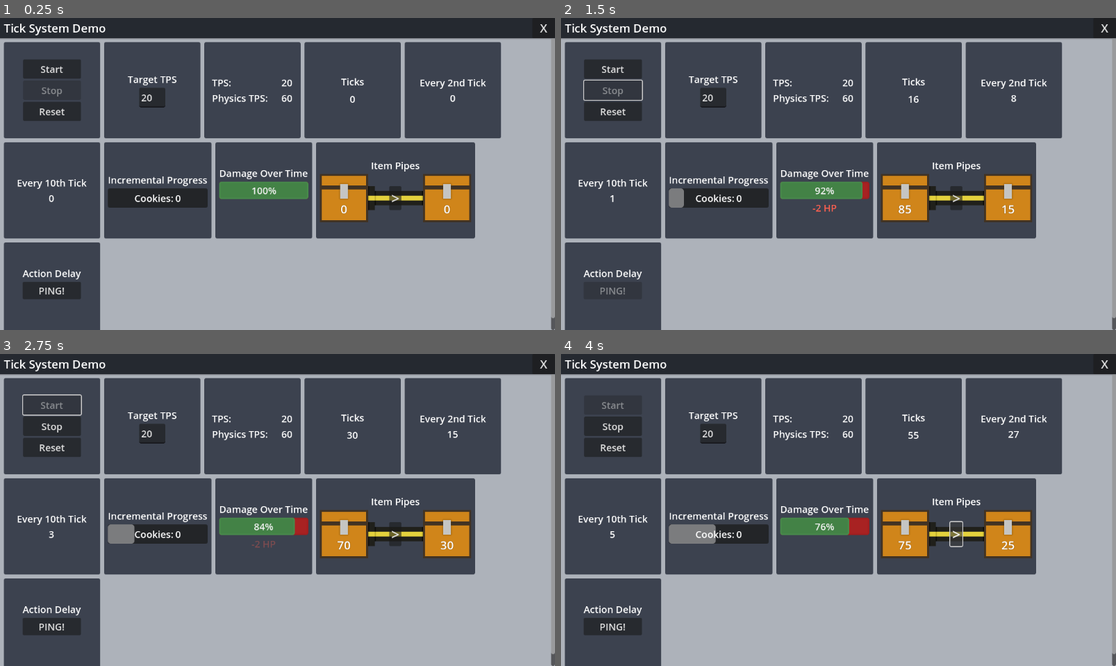
Above: before the commit, frames 1-4 (two rows, left to right).
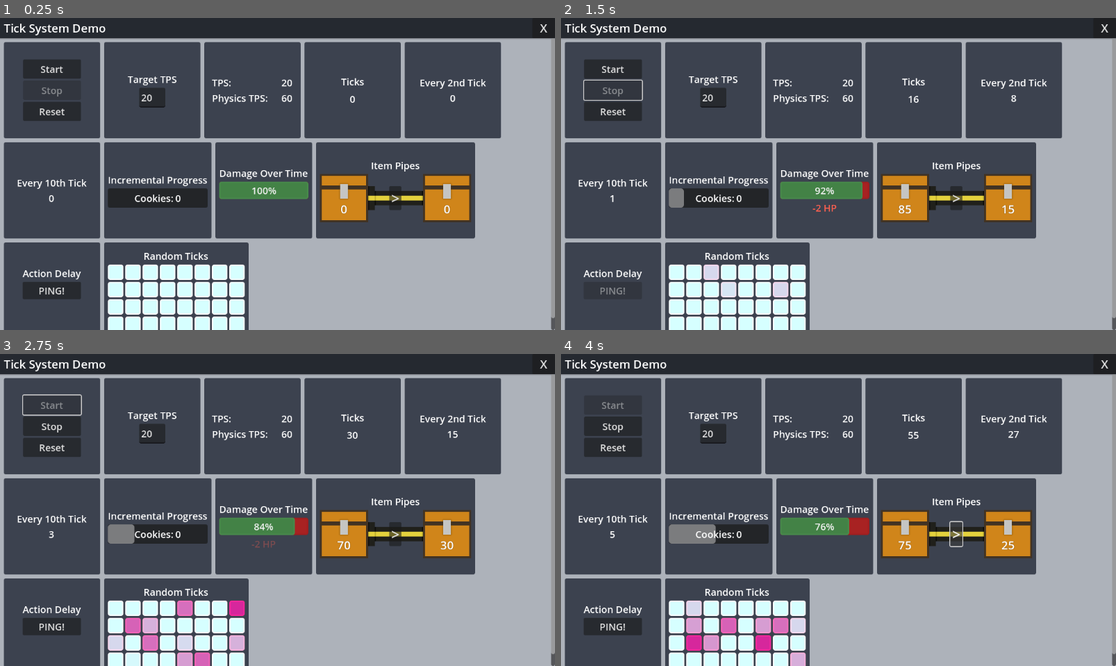
Above: after the commit, the same moments.

Repository: threadsmind/godot-tick-system
Game: Godot game, scene res://src/tick_system_demo.tscn
The game is run twice, just before and just after one commit, with the same random seed, the same clock (stepped at 60 frames per second) and the same inputs.
Inputs:
- Up to frame 1 (0.25 s): no input
- Up to frame 2 (1.5 s): click "Start" at 0.5 s; click "Stop" at 1.25 s
- Up to frame 3 (2.75 s): click "Start" at 2 s
- Up to frame 4 (4 s): click ">" at 2.75 s; click "<" at 3.5 s

The runs differ from the first frame. In frame 1, 7.2% of the frame differs, in the area x 18-45%, y 71-100%; in frame 2, 7.2%; in frame 3, 7.2%; in frame 4, 7.2%.

Commit message:
add random tick example

Diff:
--- /dev/null
+++ b/src/components/random_ticks/RandomTicks.gd
@@ -0,0 +1,42 @@
+extends GridContainer
+
+
+# Inspired by Minecraft's random tick system for block updates.
+#	https://minecraft.fandom.com/wiki/Tick#Random_tick
+var _randomTickSpeed: int = 3
+
+var _childCount: int = 31
+var _colors: ColorCombo = ColorCombo.new(
+	Color.WHITE,
+	Color.DEEP_PINK
+)
+var _panelScene: PackedScene = preload("uid://dbcwhpqej6hxh")
+
+
+func _ready() -> void:
+	TickSystem.ticked.connect(_OnTick)
+	_BuildPanelArray()
+
+
+func _OnTick(_tick: int) -> void:
+	for _ticked: int in _randomTickSpeed:
+		var tickedIndex: int = randi_range(0, _childCount)
+		var child: Control = get_child(tickedIndex) as Control
+		_ColorShift(child)
+
+
+func _ColorShift(node: Control) -> void:
+	var tween: Tween = create_tween()
+	tween.tween_property(node, "modulate", _colors.secondary, 0.05)
+	tween.finished.connect(_ColorReset.bind(node))
+
+
+func _ColorReset(node: Control) -> void:
+	var tween: Tween = create_tween()
+	tween.tween_property(node, "modulate", _colors.primary, 0.2)
+
+
+func _BuildPanelArray() -> void:
+	for _index in _childCount:
+		var panel: Node = _panelScene.instantiate()
+		add_child(panel)
--- /dev/null
+++ b/src/components/random_ticks/random_tick_panel.tscn
@@ -0,0 +1,7 @@
+[gd_scene load_steps=2 format=3 uid="uid://dbcwhpqej6hxh"]
+
+[ext_resource type="StyleBox" uid="uid://c7sk1adp8fvgn" path="res://styles/random_tick_box.tres" id="1_b77fc"]
+
+[node name="RandomTickPanel" type="PanelContainer"]
+custom_minimum_size = Vector2(32, 32)
+theme_override_styles/panel = ExtResource("1_b77fc")
--- /dev/null
+++ b/src/components/random_ticks/random_ticks.tscn
@@ -0,0 +1,23 @@
+[gd_scene load_steps=4 format=3 uid="uid://sbyi2ex3y4pw"]
+
+[ext_resource type="LabelSettings" uid="uid://xms7g6t7d5w7" path="res://styles/label_body_20px.tres" id="1_ic4o1"]
+[ext_resource type="Script" uid="uid://b2ssobd1uu71m" path="res://src/components/random_ticks/RandomTicks.gd" id="2_dphui"]
+[ext_resource type="PackedScene" uid="uid://dbcwhpqej6hxh" path="res://src/components/random_ticks/random_tick_panel.tscn" id="3_lhann"]
+
+[node name="HBoxContainer" type="VBoxContainer"]
+offset_right = 289.0
+offset_bottom = 167.0
+
+[node name="Label" type="Label" parent="."]
+layout_mode = 2
+text = "Random Ticks"
+label_settings = ExtResource("1_ic4o1")
+horizontal_alignment = 1
+
+[node name="GridContainer" type="GridContainer" parent="."]
+layout_mode = 2
+columns = 8
+script = ExtResource("2_dphui")
+
+[node name="RandomTickPanel" parent="GridContainer" instance=ExtResource("3_lhann")]
+layout_mode = 2
--- a/src/tick_system_demo.tscn
+++ b/src/tick_system_demo.tscn
@@ -10,6 +10,7 @@
 [ext_resource type="PackedScene" uid="uid://biyq8kar6jvab" path="res://src/components/stop_start_reset/tick_stop_start_reset.tscn" id="8_eyt0m"]
 [ext_resource type="PackedScene" uid="uid://cj6630ldr8yi7" path="res://src/components/tps_setter/tps_setter.tscn" id="9_qbp7n"]
 [ext_resource type="PackedScene" uid="uid://bxgq7wru8hn1r" path="res://src/components/tick_info/tick_info.tscn" id="10_2gbsl"]
+[ext_resource type="PackedScene" uid="uid://sbyi2ex3y4pw" path="res://src/components/random_ticks/random_ticks.tscn" id="11_thujj"]
 [ext_resource type="PackedScene" uid="uid://cumw5gnjg5pdv" path="res://src/components/incremental_progress/incremental_progress.tscn" id="12_5pu1q"]
 [ext_resource type="PackedScene" uid="uid://bprlj3wtwutey" path="res://src/components/damage_over_time/damage_over_time.tscn" id="13_qttwm"]
 [ext_resource type="PackedScene" uid="uid://bqff624r1ybya" path="res://src/components/action_delay/action_delay.tscn" id="14_b7efr"]
@@ -139,3 +140,9 @@
 
 [node name="ActionDelay" parent="VBoxContainer/ScrollContainer/MarginContainer/HFlowContainer/FlowBox10" instance=ExtResource("14_b7efr")]
 layout_mode = 2
+
+[node name="FlowBox11" parent="VBoxContainer/ScrollContainer/MarginContainer/HFlowContainer" instance=ExtResource("5_f80al")]
+layout_mode = 2
+
+[node name="RandomTicks" parent="VBoxContainer/ScrollContainer/MarginContainer/HFlowContainer/FlowBox11" instance=ExtResource("11_thujj")]
+layout_mode = 2
--- /dev/null
+++ b/styles/random_tick_box.tres
@@ -0,0 +1,14 @@
+[gd_resource type="StyleBoxFlat" format=3 uid="uid://c7sk1adp8fvgn"]
+
+[resource]
+bg_color = Color(0.8392157, 1, 1, 1)
+border_width_left = 4
+border_width_top = 4
+border_width_right = 4
+border_width_bottom = 4
+border_color = Color(1, 1, 1, 1)
+border_blend = true
+corner_radius_top_left = 4
+corner_radius_top_right = 4
+corner_radius_bottom_right = 4
+corner_radius_bottom_left = 4
Not shown, added: src/components/random_ticks/RandomTicks.gd.uid
Not shown: 1 places in src/tick_system_demo.tscn that only renumber resources
